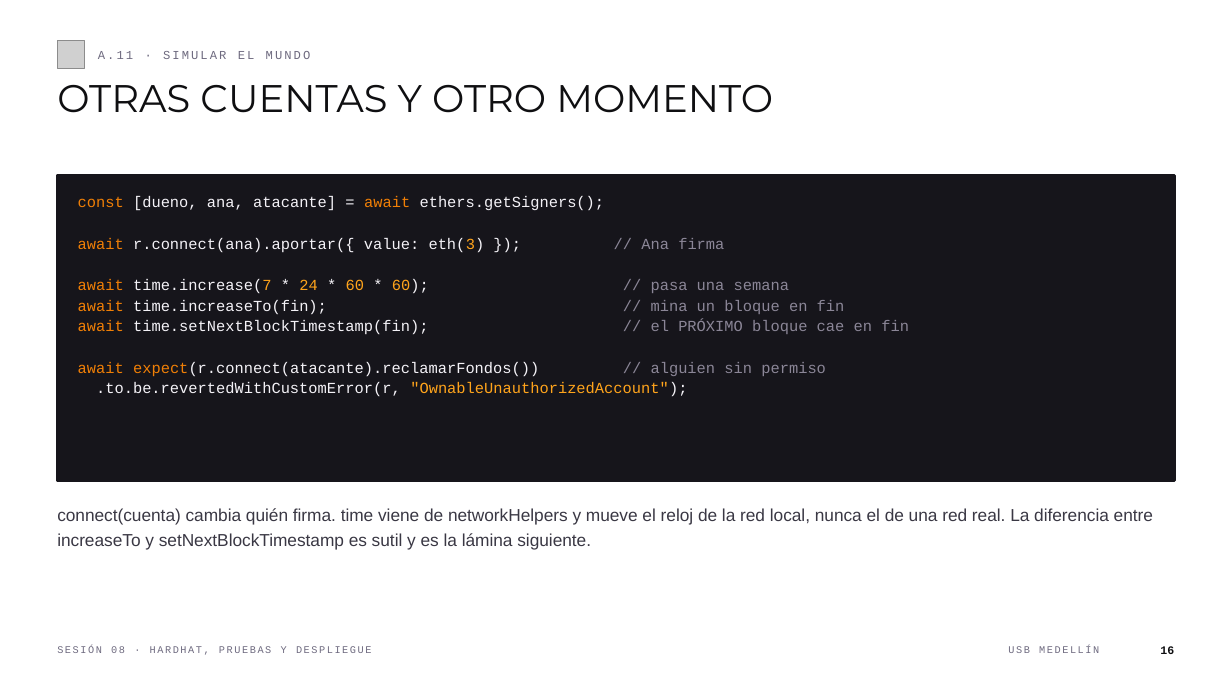
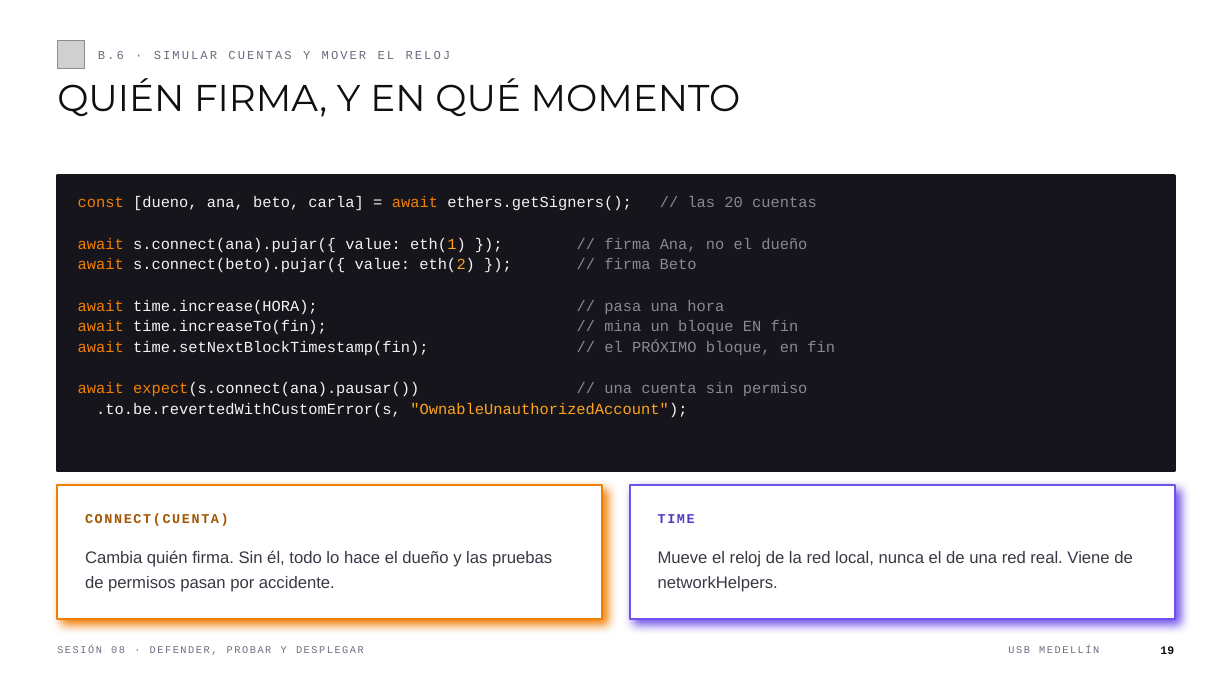
Before and after one commit to andresdapena81/curso-blockchain-web3-usb, a slide deck: slide 19 of material/Sesion-08-Blockchain-Web3.pptx (slide 16 before the commit). Drawn at 1232x693 pixels with LibreOffice and Linux fonts; fonts in the diff are those of the drawing; grey boxes stand for pictures. Boxes give left, top, right and bottom in pixels: in the first picture for what was removed or moved away, otherwise in the second. Text is boxed around its words. In the diff, an @@ line names an element or a change of style, - is before the commit and + after.

```diff
--- a/material/Sesion-08-Blockchain-Web3.pptx
+++ b/material/Sesion-08-Blockchain-Web3.pptx
@@ text at (98, 51, 451, 59): text changed @@
-A.11 · SIMULAR EL MUNDO
+B.6 · SIMULAR CUENTAS Y MOVER EL RELOJ
@@ text at (57, 78, 741, 117): text changed; size 30 to 29 pt @@
-OTRAS CUENTAS Y OTRO MOMENTO
+QUIÉN FIRMA, Y EN QUÉ MOMENTO
@@ rectangle: place and size @@
-rectangle at (57, 176, 1175, 481)
+rectangle at (57, 176, 1175, 471)
@@ text at (78, 196, 835, 417): text changed @@
-const [dueno, ana, atacante] = await ethers.getSigners();
-await r.connect(ana).aportar({ value: eth(3) }); // Ana firma
-await time.increase(7 * 24 * 60 * 60); // pasa una semana
-await time.increaseTo(fin); // mina un bloque en fin
-await time.setNextBlockTimestamp(fin); // el PRÓXIMO bloque cae en fin
-await expect(r.connect(atacante).reclamarFondos()) // alguien sin permiso
-.to.be.revertedWithCustomError(r, "OwnableUnauthorizedAccount");
+const [dueno, ana, beto, carla] = await ethers.getSigners(); // las 20 cuentas
+await s.connect(ana).pujar({ value: eth(1) }); // firma Ana, no el dueño
+await s.connect(beto).pujar({ value: eth(2) }); // firma Beto
+await time.increase(HORA); // pasa una hora
+await time.increaseTo(fin); // mina un bloque EN fin
+await time.setNextBlockTimestamp(fin); // el PRÓXIMO bloque, en fin
+await expect(s.connect(ana).pausar()) // una cuenta sin permiso
+.to.be.revertedWithCustomError(s, "OwnableUnauthorizedAccount");
@@ rectangle added at (57, 485, 603, 619), fill #FFFFFF, outline #F07F06 1.75 pt @@
@@ rectangle added at (630, 485, 1176, 619), fill #FFFFFF, outline #7152E9 1.75 pt @@
@@ text added at (85, 514, 229, 526), 10.5 pt, text #A35604, bold @@
+CONNECT(CUENTA)
@@ text added at (658, 514, 695, 523), 10.5 pt, text #5638C9, bold @@
+TIME
@@ text added at (85, 550, 552, 592), 13 pt, text #3A3844 @@
+Cambia quién firma. Sin él, todo lo hace el dueño y las pruebas de permisos pasan por accidente.
@@ text at (658, 551, 1133, 592): text changed; size 13.5 to 13 pt @@
-connect(cuenta) cambia quién firma. time viene de networkHelpers y mueve el reloj de la red local, nunca el de una red real. La diferencia entre increaseTo y setNextBlockTimestamp es sutil y es la lámina siguiente.
+Mueve el reloj de la red local, nunca el de una red real. Viene de networkHelpers.
@@ text at (57, 646, 364, 655): text changed @@
-SESIÓN 08 · HARDHAT, PRUEBAS Y DESPLIEGUE
+SESIÓN 08 · DEFENDER, PROBAR Y DESPLEGAR
```
Also in this commit, not shown: 29 other slides changed, 27 slides added, 13 slides removed, 2 other files.
